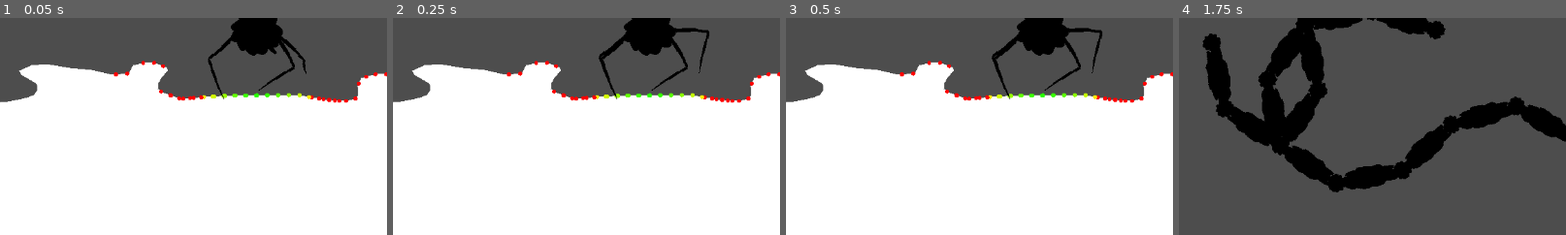
Above: before the commit, frames 1-4 (left to right).
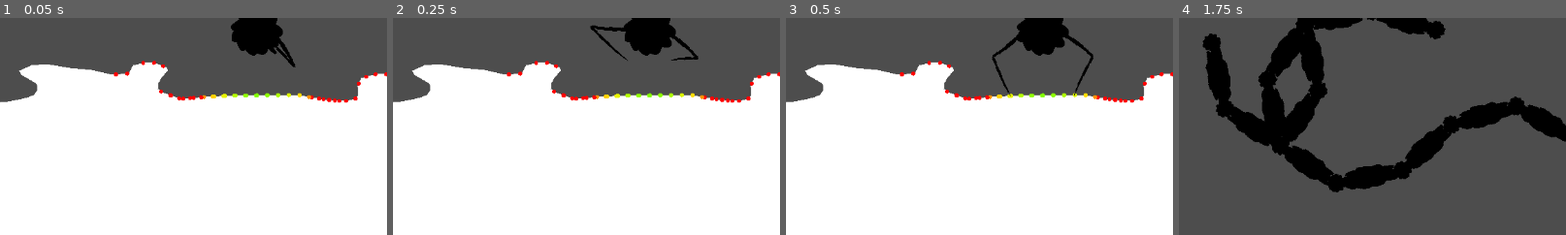
Above: after the commit, the same moments.

Repository: p4triko/CG-2025-Project-Procedural-Animation
Game: Godot game, scene res://scenes/player_testing.tscn
Two runs of this game, one before a commit and one after it. Both use one fixed random seed, a clock stepped at 60 frames per second and the inputs below.
Inputs:
- Up to frame 1 (0.05 s): no input
- Up to frame 2 (0.25 s): no input
- Up to frame 3 (0.5 s): no input
- Up to frame 4 (1.75 s): click "IK test" at 0.5 s; click "IK test" at 1.25 s
The pictures show only the part of the screen within x 17-67%, y 47-97%; the shares and areas given below are measured in that part.

The runs differ from the first frame. In frame 1, 0.9% of the frame differs, in the area x 52-81%, y 8-38%; in frame 2, 1.5%, in the area x 50-82%, y 3-38%; in frame 3, 1.2%; in frame 4, nothing differs.

Commit message:
Caulculating leg movement WIP

Diff:
--- a/objects/Player/player.gd
+++ b/objects/Player/player.gd
@@ -1,6 +1,5 @@
 extends CharacterBody2D
 
-@export var d: Vector4 ## Debug Variables
 @export var debug_gradient: GradientTexture1D
 
 @export_group("Vertical")
@@ -52,18 +51,23 @@
 	var surfaces = get_potential_surfaces()
 	debug_draw_surfaces = surfaces
 
-	for i in legs.size():
-		var leg = legs[i]
-		var leg_ray = leg_rays[i]
+	for leg in legs:
+		var if_left_leg: float = (1.0 if leg in left_legs else -1.0)
 
-		var space_state = get_world_2d().direct_space_state
-		var ray_start_pos = global_position + velocity * delta * 15
-		var query = PhysicsRayQueryParameters2D.create(ray_start_pos, ray_start_pos + leg_ray + velocity/20)
-		query.exclude = [self]
-		var result = space_state.intersect_ray(query)
-		if result:
-			if result.position.distance_to(leg.current_position) > 100:
-				leg.step(result.position)
+		# Pick best surface
+		var best_surface = surfaces[0]
+		var best_surface_weight: float = 0
+		for surface in surfaces:
+			var weight = calculate_weight(surface[0]- leg.global_position, surface[1], 0.8, 1.1 * if_left_leg)
+			if weight > best_surface_weight:
+				best_surface = surface
+				best_surface_weight = weight
+
+		# If new surface is way better than current surface, then step
+		var current_weight = calculate_weight(leg.current_position - leg.global_position, leg.current_normal, 0.8, 1.1 * if_left_leg)
+		if best_surface_weight > current_weight + 0.2:
+			leg.step(best_surface[0])
+			leg.current_normal = best_surface[1]
 
 	queue_redraw()
 
@@ -75,22 +79,23 @@
 		all_collisions += raycast.get_collisions()
 	return all_collisions
 
-func calculate_weight(pos: Vector2, normal: Vector2, angle_width: float = 0.8, wanted_angle: float = d.y, leg_length: float = 128) -> float:
+func calculate_weight(pos: Vector2, normal: Vector2, angle_width: float = 0.8, wanted_angle: float = 1.1, leg_length: float = 128) -> float:
 	# Normal
 	var normal_width = PI * 3/5
 	var normal_sharpness = 4
 	var normal_weight = clamp((1 - abs(normal.angle_to(Vector2.UP)) / normal_width) * normal_sharpness, 0, 1)
 
 	# Distance
-	var rest_distance_ratio = 0.75
-	var distance_weight = clamp(1 - abs(leg_length*rest_distance_ratio/d.z - pos.length()/d.z), 0, 1)
+	var rest_distance_ratio = 0.7
+	var dist_smoothing = 50.0
+	var distance_weight = clamp(1 - abs(leg_length*rest_distance_ratio/dist_smoothing - pos.length()/dist_smoothing), 0, 1)
 
 	# Angle
-	var angle_sharpness = d.w
+	var angle_sharpness = 4
 	var angle_weight = clamp((1 - abs(pos.angle_to(Vector2.from_angle(wanted_angle + PI/2))) * angle_width) * angle_sharpness, 0, 1)
 
 	# Max length
-	var near_cap = 20
+	var near_cap = 5
 	var max_length_weight = int(leg_length > pos.length() && near_cap < pos.length())
 
 	# Combine
--- a/objects/Player/player.tscn
+++ b/objects/Player/player.tscn
@@ -19,7 +19,6 @@
 
 [node name="Player" type="CharacterBody2D"]
 script = ExtResource("1_fwodp")
-d = Vector4(0.8, -1.1, 66.44, 9.405)
 debug_gradient = SubResource("GradientTexture1D_76bfe")
 
 [node name="SpiderBody" type="Sprite2D" parent="."]
@@ -32,7 +31,6 @@
 position = Vector2(-24, 0)
 wanted_position = Vector2(-34.807358, 87.84268)
 leg_polarity = true
-leg_reposition_speed = 0.2
 
 [node name="LegLeft2" parent="." instance=ExtResource("3_hi0mj")]
 unique_name_in_owner = true
--- a/objects/Player/spider_leg.gd
+++ b/objects/Player/spider_leg.gd
@@ -28,6 +28,7 @@
 
 var state = states.GROUNDED
 var current_position: Vector2 = Vector2.ZERO
+var current_normal: Vector2 = Vector2.DOWN
 var intermediate_position: Vector2 ## For bezier curve
 var stepping_progress: float = 0
 
--- a/objects/Player/spider_leg.tscn
+++ b/objects/Player/spider_leg.tscn
@@ -31,7 +31,7 @@
 
 [node name="SimNode2" type="Node2D" parent="SimNode"]
 top_level = true
-position = Vector2(55.425625, 32)
+position = Vector2(55.425632, 31.999987)
 script = ExtResource("2_06bij")
 distance_range = Vector2(64, 64)
 allowed_angle_polarity = 1
